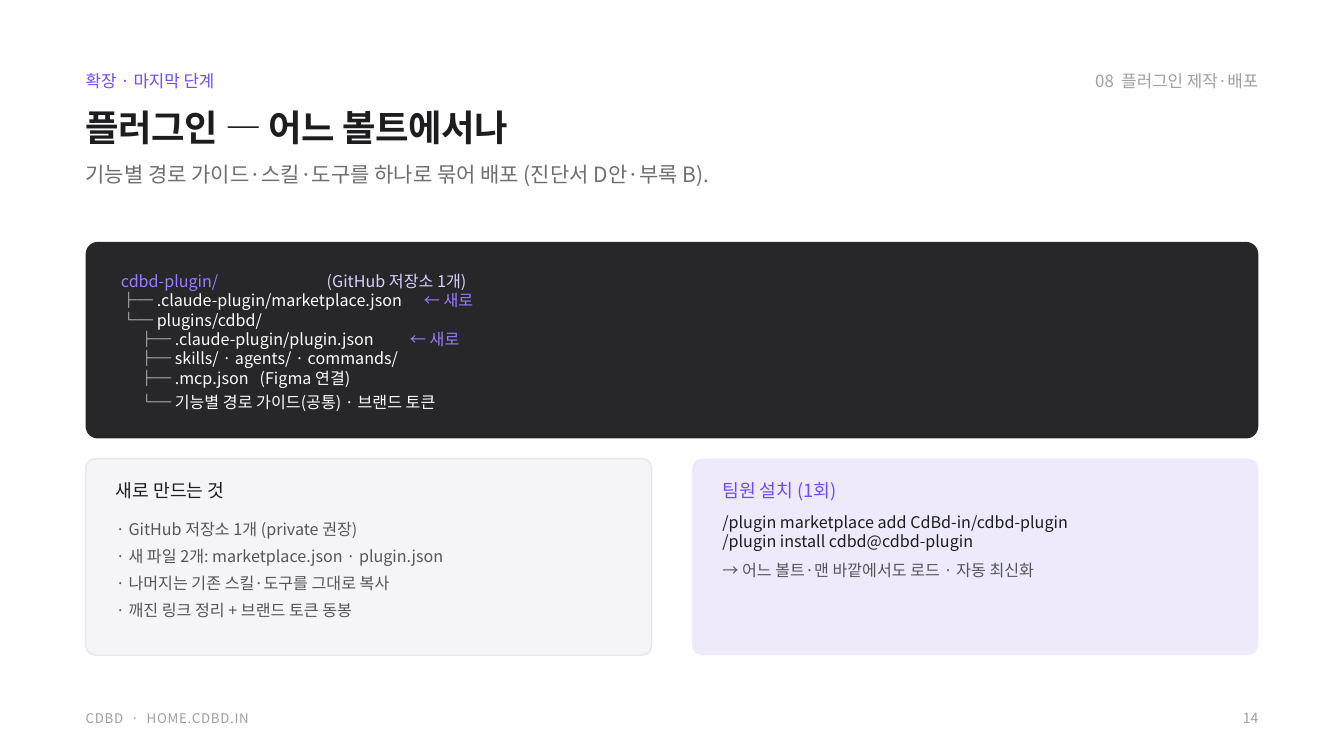
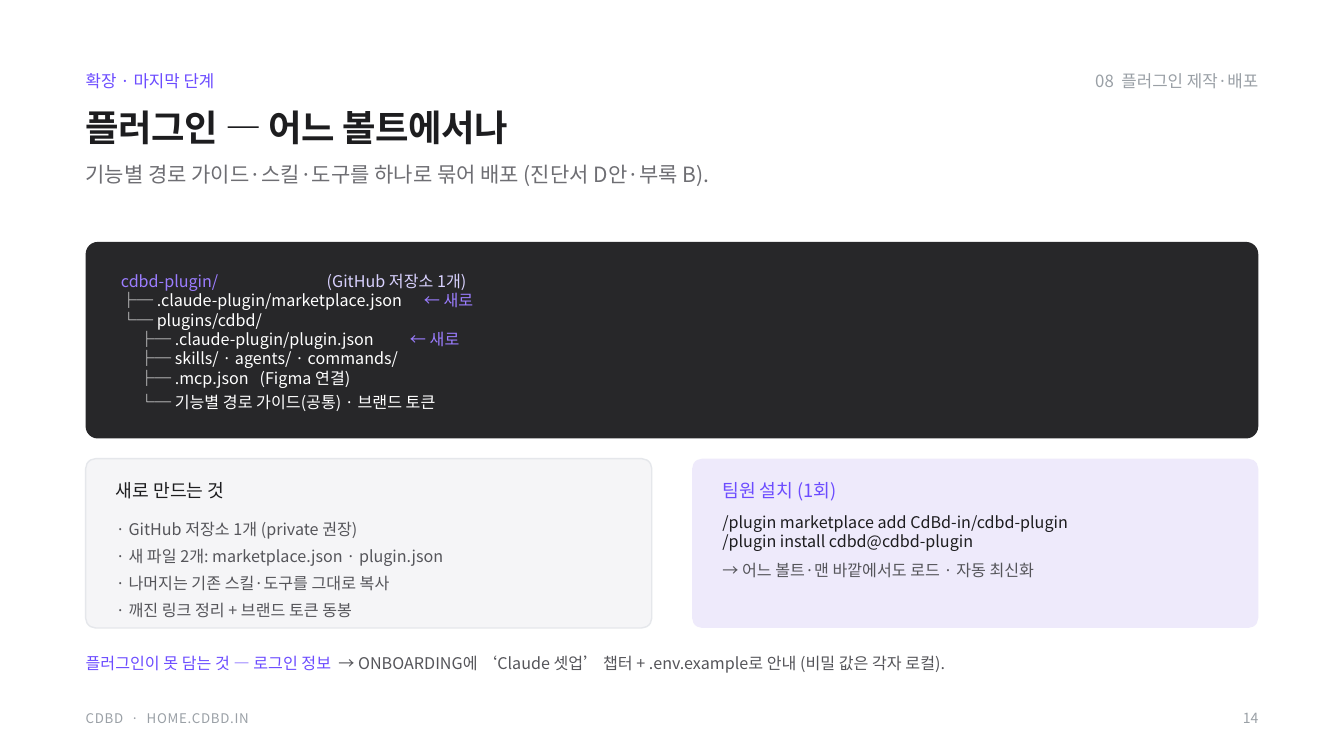
Before and after one commit to CdBd-in/design, a slide deck: slide 14 of _기능별 경로 가이드 — 실행 계획.pptx. Drawn at 1344x756 pixels with LibreOffice and Linux fonts; fonts in the diff are those of the drawing. Boxes give left, top, right and bottom in pixels: in the first picture for what was removed or moved away, otherwise in the second. Text is boxed around its words. In the diff, an @@ line names an element or a change of style, - is before the commit and + after.

```diff
--- a/_기능별 경로 가이드 — 실행 계획.pptx
+++ b/_기능별 경로 가이드 — 실행 계획.pptx
@@ rounded rectangle: place and size @@
-rounded rectangle at <box>86,459,652,655</box>
+rounded rectangle at <box>86,459,652,628</box>
@@ rounded rectangle at <box>86,459,652,628</box>: proportions changed @@
@@ rounded rectangle at <box>693,459,1259,628</box>: proportions changed @@
@@ rounded rectangle: place and size @@
-rounded rectangle at <box>693,459,1259,655</box>
+rounded rectangle at <box>693,459,1259,628</box>
@@ text added at <box>86,655,945,673</box>, 11.5 pt, text #55555A @@
+플러그인이 못 담는 것 — 로그인 정보 → ONBOARDING에 ‘Claude 셋업’ 챕터 + .env.example로 안내 (비밀 값은 각자 로컬).
```
Also in this commit, not shown: 1 other slide changed, 1 other file.
